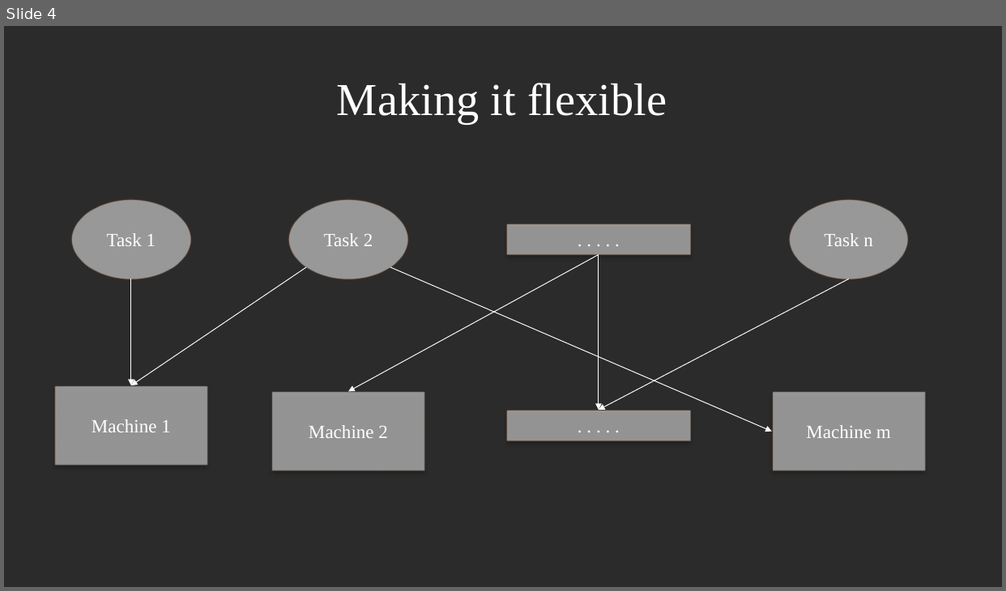
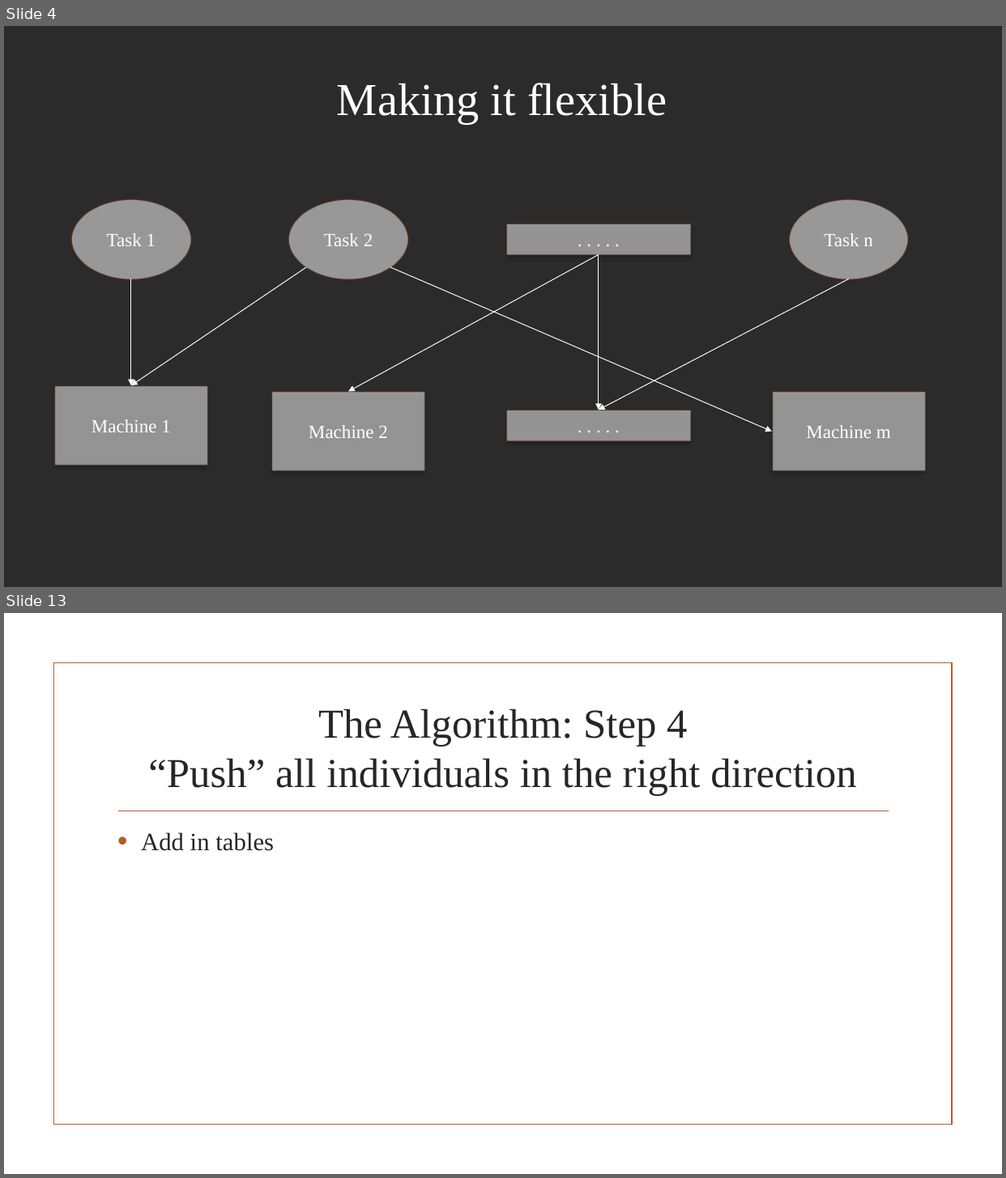
Before and after one commit to JaniR13/AdvAlgoProject, a slide deck: PowerpointSlides/The Flexible Job Shop Scheduling Algorithm.pptx. Shown one above the other, each under a label of ours: slide 4 before the commit, slides 4 and 13 after it; the slides between them are not shown. The pictures are 1006x591 and 1006x1178 pixels, drawn with LibreOffice and Linux fonts; fonts in the diff are those of the drawing; background and template pictures are left out; a plain dark background stands for a picture behind light text. Boxes give left, top, right and bottom in pixels: in the first picture for what was removed or moved away, otherwise in the second. Text is boxed around its words. In the diff, an @@ line names an element or a change of style, - is before the commit and + after.

```diff
--- a/PowerpointSlides/The Flexible Job Shop Scheduling Algorithm.pptx
+++ b/PowerpointSlides/The Flexible Job Shop Scheduling Algorithm.pptx
@@ slide 13 added at (x1=4, y1=613, x2=1002, y2=1174), background picture (left out) @@
@@ rectangle added at (x1=53, y1=663, x2=952, y2=1125), outline #B15E28 1.25 pt @@
@@ title added at (x1=148, y1=709, x2=856, y2=796), 39.6 pt, text #262626 @@
+The Algorithm: Step 4
+“Push” all individuals in the right direction
@@ line added from (118, 811) to (889, 811), #B15E28 1.25 pt @@
@@ text added at (x1=141, y1=833, x2=274, y2=851), 24 pt, text #262626 @@
+• Add in tables
```
Also in this commit, not shown: 11 other slides added.
